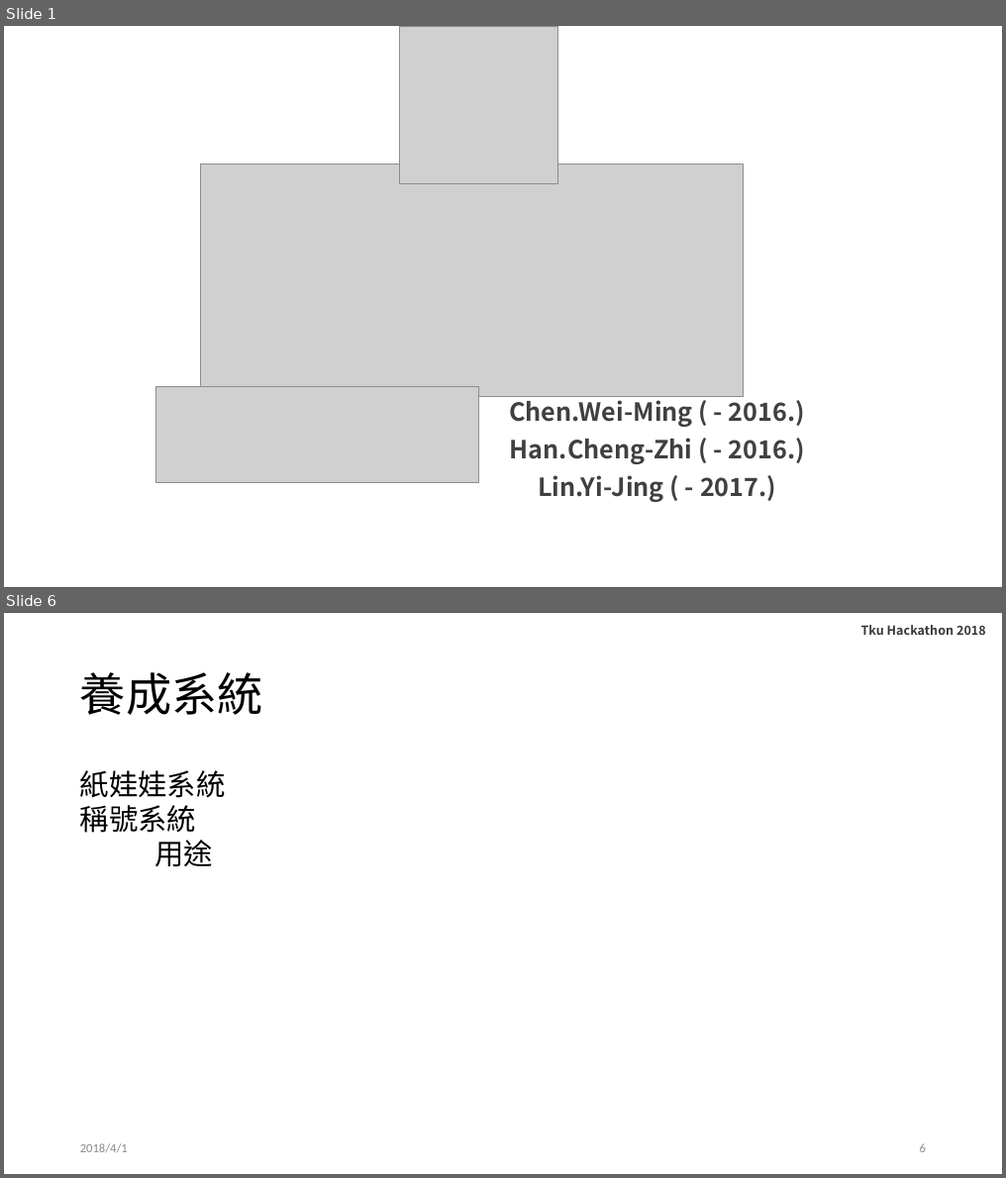
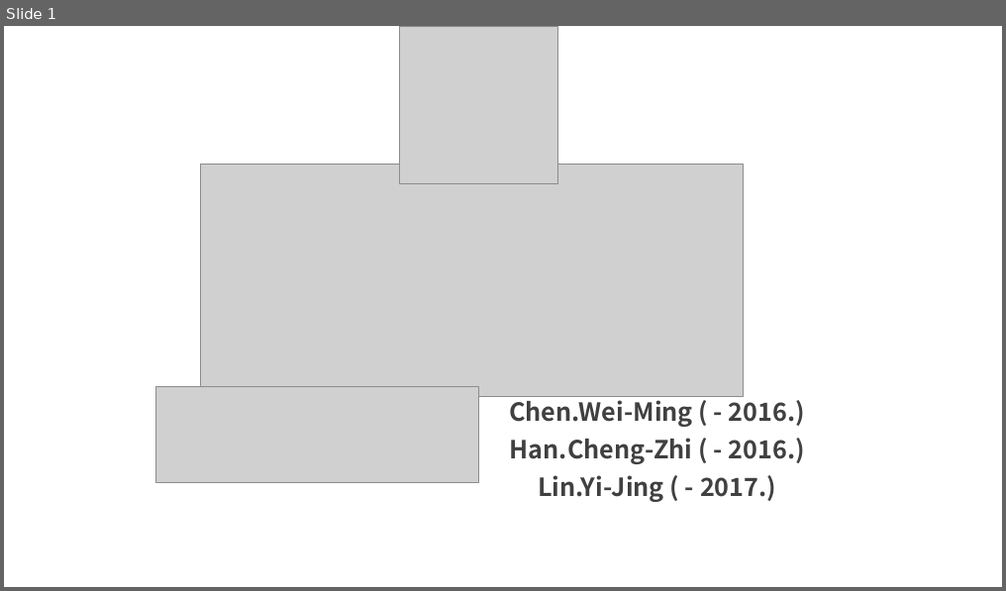
Before and after one commit to YiJingLin/TkuHackathon2018, a slide deck: doc/final.pptx. Shown one above the other, each under a label of ours: slides 1 and 6 before the commit, slide 1 after it; the slides between them are not shown. The pictures are 1006x1178 and 1006x591 pixels, drawn with LibreOffice and Linux fonts; fonts in the diff are those of the drawing; grey boxes stand for pictures; background and template pictures are left out. Boxes give left, top, right and bottom in pixels: in the first picture for what was removed or moved away, otherwise in the second. Text is boxed around its words. In the diff, an @@ line names an element or a change of style, - is before the commit and + after.

```diff
--- a/doc/final.pptx
+++ b/doc/final.pptx
@@ slide 6 removed at [4,613,1002,1174], background picture (left out) @@
@@ text removed at [861,625,986,635] @@
-Tku Hackathon 2018
@@ title removed at [80,672,263,715] @@
-養成系統
@@ text removed at [80,770,226,867] @@
-紙娃娃系統
-稱號系統
-用途
@@ text removed at [80,1144,128,1154] @@
-2018/4/1
@@ page number removed at [920,1144,926,1153] @@
-6
```
Also in this commit, not shown: 5 slides changed, 2 slides added, 2 other slides removed.
